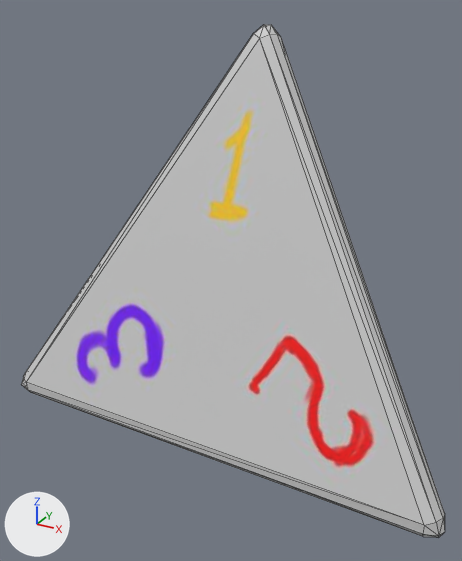
What one commit did to the glTF model models/d4.glb.
Rendered twice from a 50 mm lens placed at (4.14, -8.55, 4.63), pointed at (-0.61, 0.1, 0.31). The lights are fixed; the arrows at lower left show +X, +Y and +Z. Mesh edges are drawn as thin lines. Where no turn or scale is listed for an object, it has been applied to the vertices.

Script lines for the objects in view, before the commit:
```python
me_cone = bpy.data.meshes.new('Cone')
me_cone.from_pydata(...)  # 48 vertices, 92 faces; spans x -3.56..3.56, y -2.13..4.08, z -1.58..4.31
me_cone.materials.append(mat_material_005)  # picture img_d4_base_color
ob_d4 = bpy.data.objects.new('d4', me_cone)
ob_d4.location = (0.0, 0.0, 0.0)
```
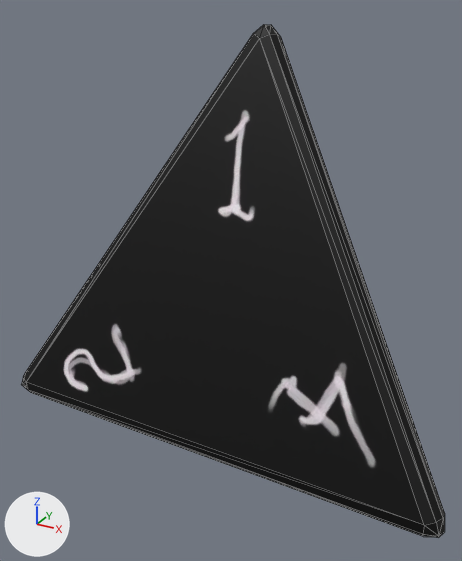
Changed parts and their boxes [x1, y1, x2, y2] in the pictures (462 x 561 px):
'd4', recoloured (grey to black): [21, 25, 445, 538] in both

What changed in the scene script:
```text
Add img_d4_mat_base_color:
    img_d4_mat_base_color = load_image('D4_mat Base Color', '_unpacked/D4_mat_Base_Color', 1024, 1024, 'sRGB')
Add mat_d4_mat:
    mat_d4_mat = principled_material('D4_mat')
    mat_d4_mat.texture = img_d4_mat_base_color
    mat_d4_mat.metallic = 0.305
    mat_d4_mat.roughness = 0.549
Change me_cone:
    where me_cone.from_pydata(...)  # 48 vertices, 92 faces; spans x -3.56..3.56, y -2.13..4.08, z -1.58..4.31
    remove me_cone.materials.append(mat_material_005)  # picture img_d4_base_color
    add me_cone.materials.append(mat_d4_mat)  # picture img_d4_mat_base_color
```
